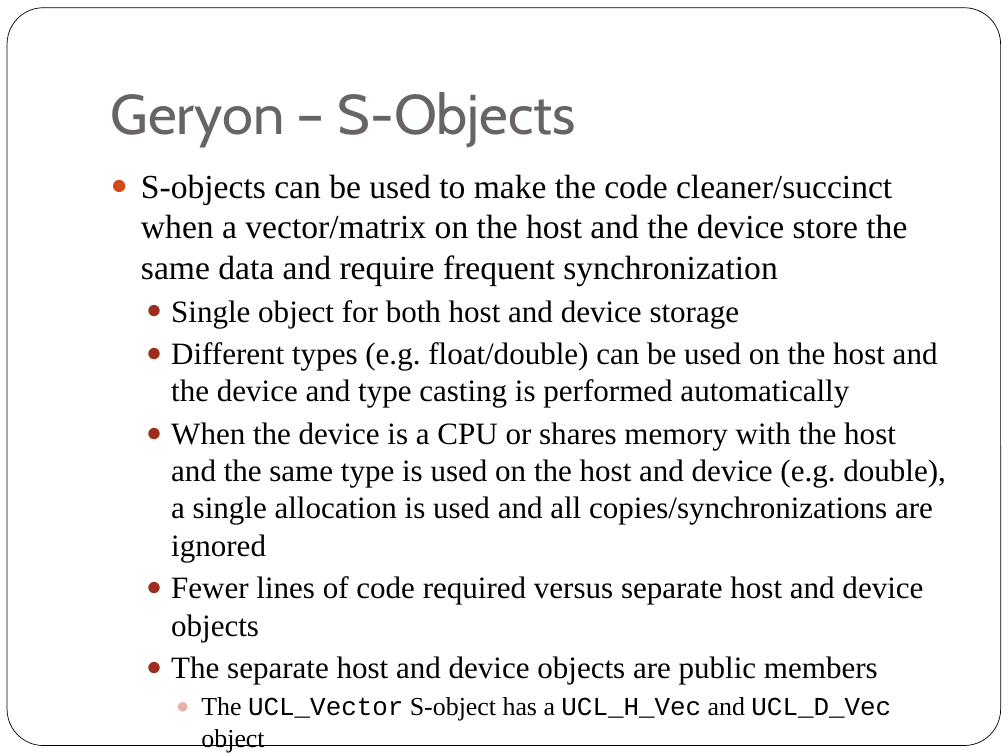
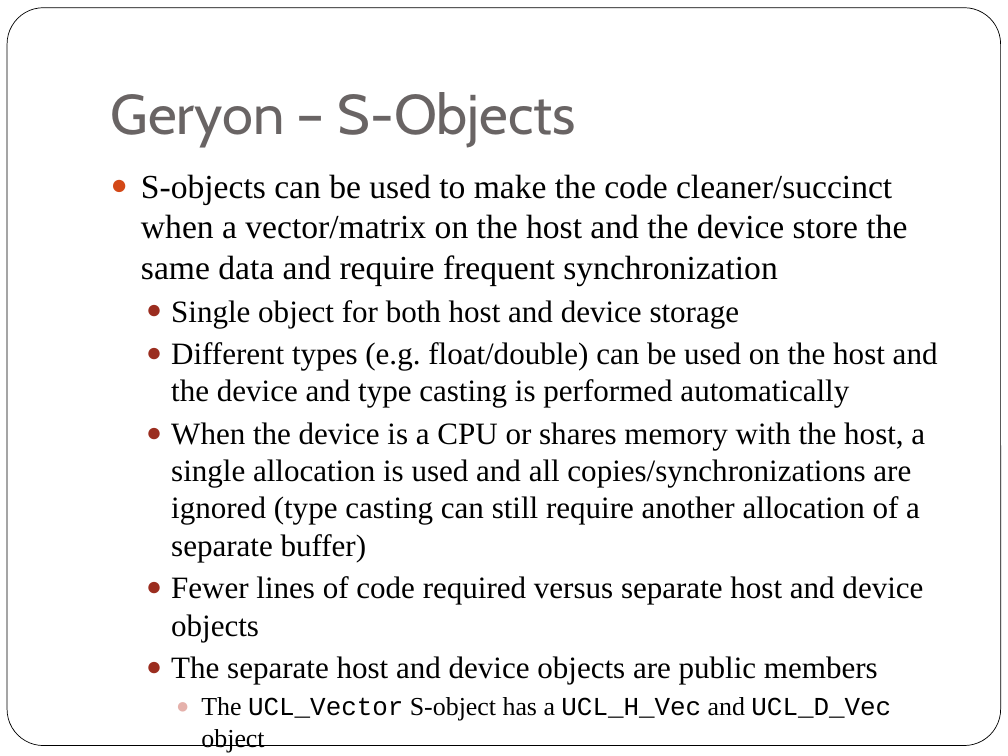
Before and after one commit to scicomp/geryon, a slide deck: slide 41 of geryon.pptx. Drawn at 1008x756 pixels with LibreOffice and Linux fonts; fonts in the diff are those of the drawing. Boxes give left, top, right and bottom in pixels: in the first picture for what was removed or moved away, otherwise in the second. Text is boxed around its words. In the diff, an @@ line names an element or a change of style, - is before the commit and + after.

Commit message:
Geryon: Documentation update.

```diff
--- a/geryon.pptx
+++ b/geryon.pptx
@@ text at [171, 422, 925, 562]: text changed @@
-  ● When the device is a CPU or shares memory with the host and the same type is used on the host and device (e.g. double), a single allocation is used and all copies/synchronizations are ignored
+  ● When the device is a CPU or shares memory with the host, a single allocation is used and all copies/synchronizations are ignored (type casting can still require another allocation of a separate buffer)
```
Also in this commit, not shown: 3 other slides changed.
